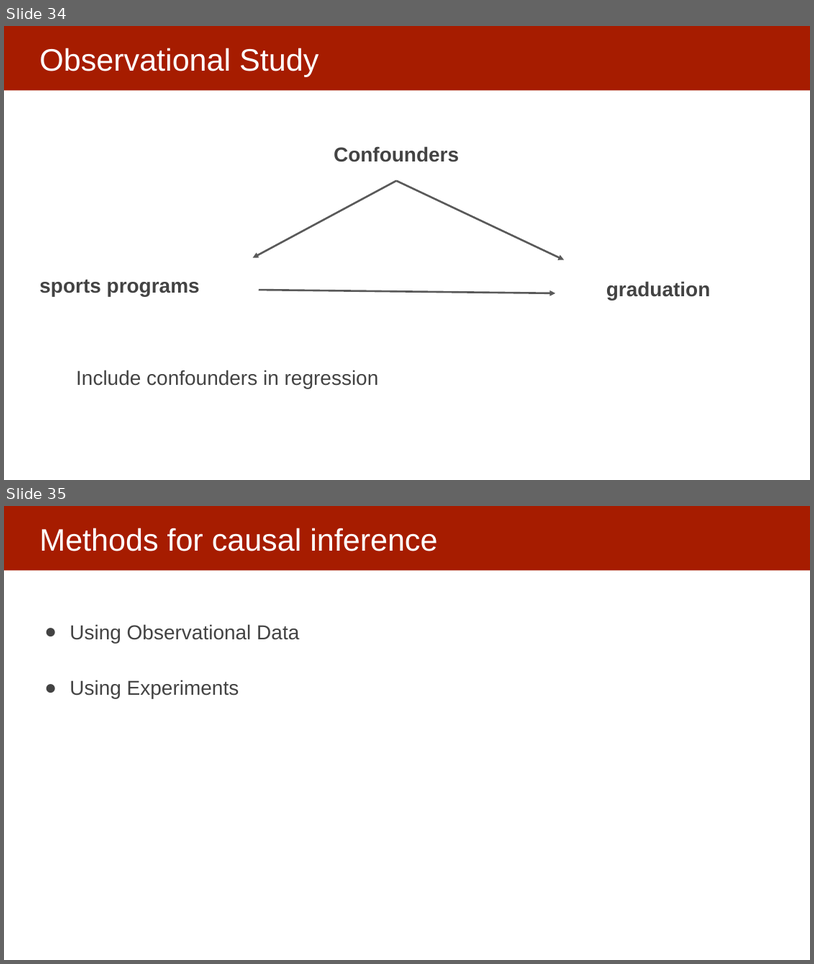
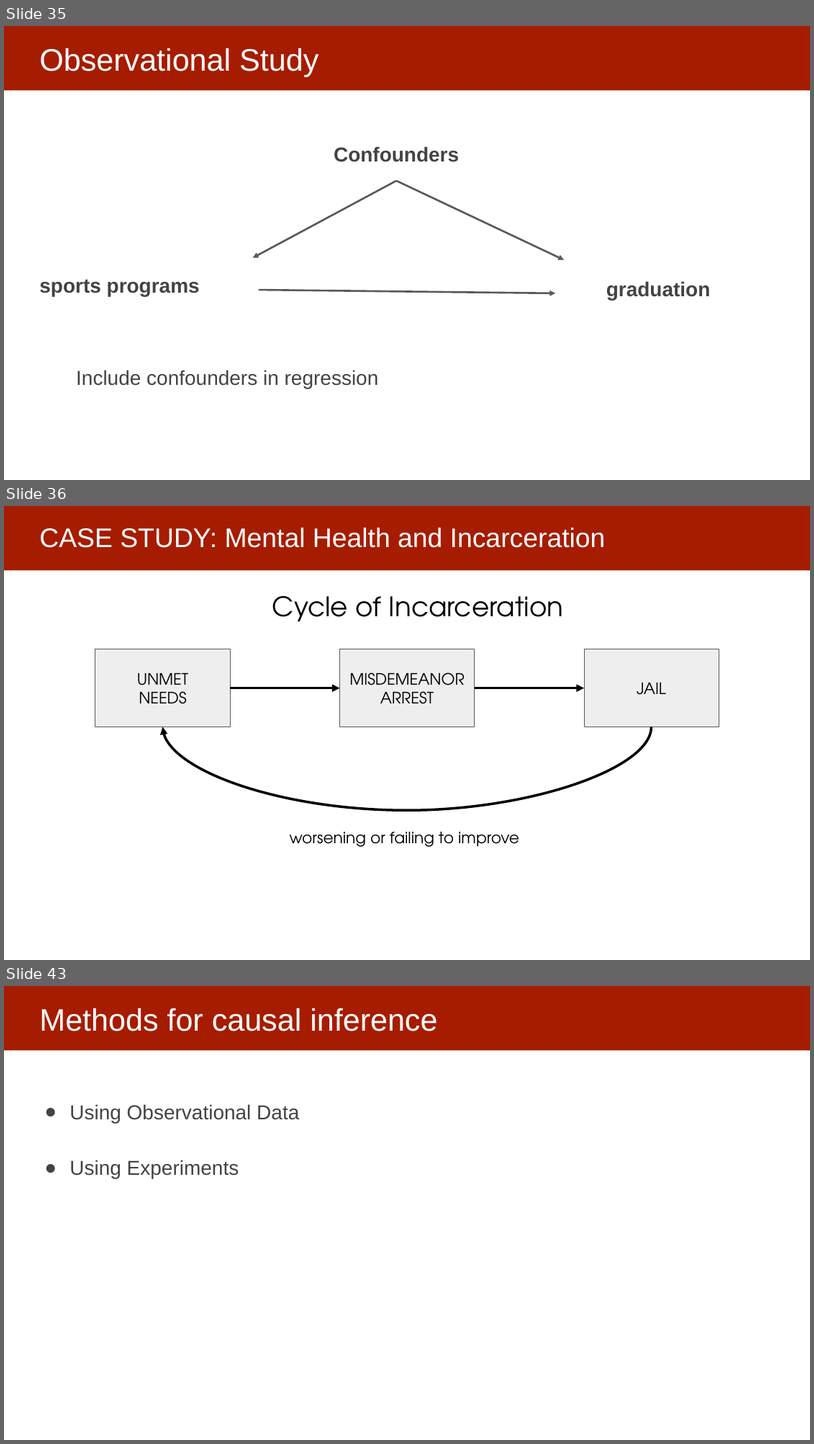
Before and after one commit to dssg/mlforpublicpolicylab, a slide deck: Lectures/21-causal-inference.pptx. Shown one above the other, each under a label of ours: slides 34 and 35 before the commit, slides 35, 36 and 43 after it; the slides between them are not shown. The pictures are 814x964 and 814x1444 pixels, drawn with LibreOffice and Linux fonts; fonts in the diff are those of the drawing. Boxes give left, top, right and bottom in pixels: in the first picture for what was removed or moved away, otherwise in the second. Text is boxed around its words. In the diff, an @@ line names an element or a change of style, - is before the commit and + after.

```diff
--- a/Lectures/21-causal-inference.pptx
+++ b/Lectures/21-causal-inference.pptx
@@ slide 36 added at bbox=[4, 506, 810, 960], background #FFFFFF; not listed: 1 template element that a slide beside it also shows @@
@@ title added at bbox=[39, 528, 606, 548], 32 pt, text #FFFFFF @@
+CASE STUDY: Mental Health and Incarceration
@@ text added at bbox=[273, 596, 563, 622], 32 pt, text #000000 @@
+Cycle of Incarceration
@@ rectangle added at bbox=[95, 649, 230, 727], fill #EEEEEE, outline #595959 0.75 pt, 18.7 pt, text #000000 @@
+UNMET
+NEEDS
@@ rectangle added at bbox=[340, 649, 475, 727], fill #EEEEEE, outline #595959 0.75 pt, 18.7 pt, text #000000 @@
+MISDEMEANOR
+ARREST
@@ rectangle added at bbox=[585, 649, 720, 727], fill #EEEEEE, outline #595959 0.75 pt, 18.7 pt, text #000000 @@
+JAIL
@@ arrow added from (230, 688) to (340, 688), #000000 3 pt @@
@@ arrow added from (475, 688) to (585, 688), #000000 3 pt @@
@@ curved arrow added from (652, 727) to (162, 727), #000000 3 pt @@
@@ text added at bbox=[290, 831, 520, 847], 18.7 pt, text #000000 @@
+worsening or failing to improve
@@ what was slide 34 is now slide 35 @@
@@ what was slide 35 is now slide 43 @@
```
Also in this commit, not shown: 7 other slides added.
